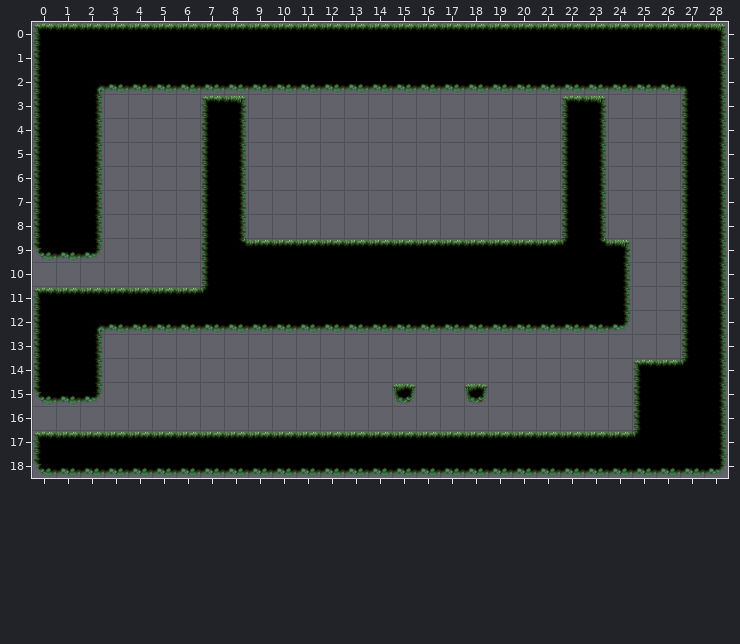
Level history. Tiled map: Assets/Levels/Forest11/Forest11.tmx. Above, as it was before the edit.
Cells are 128x128 px. Shown: x 0..28, y 0..18. The old version is drawn lined up with the new one.
After the commit:
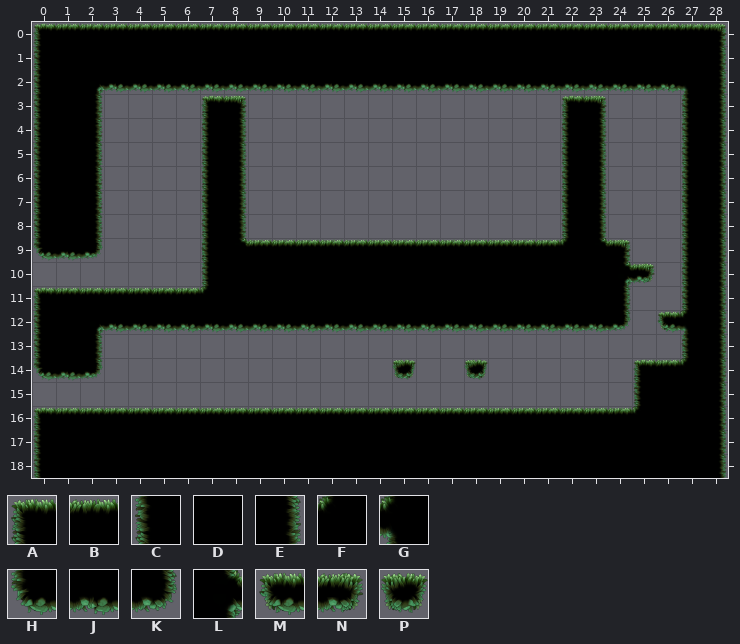
Key: from "MossyTileSet": A 0, B 1, C 7, D 8, E 9, F 12, G 13, H 14, J 15, K 16, L 20, M 21, N 23, P 24.
_ is an empty cell, . an unchanged one.
The edit:
map size 35x20 -> 29x19 cells (old content now starts at -1,0; both pictures use the new coordinates)
--- layer "Camada de Blocos 1"
@@ x 24..25 @@
-10 E_
+10 LN
@@ x 26..27 @@
-12 _C
+12 MG
@@ x 0..28 @@
-14 CDE............_.._..........
-15 HJK............P..P..........
-16 _________________________C...
-17 ABBBBBBBBBBBBBBBBBBBBBBBBF...
-18 HJJJJJJJJJJJJJJJJJJJJJJJJJJJK
+14 HJK............P..P..........
+15 ___............_.._..........
+16 ABBBBBBBBBBBBBBBBBBBBBBBBF...
+17 CDDDDDDDDDDDDDDDDDDDDDDDDD...
+18 CDDDDDDDDDDDDDDDDDDDDDDDDDDDE
